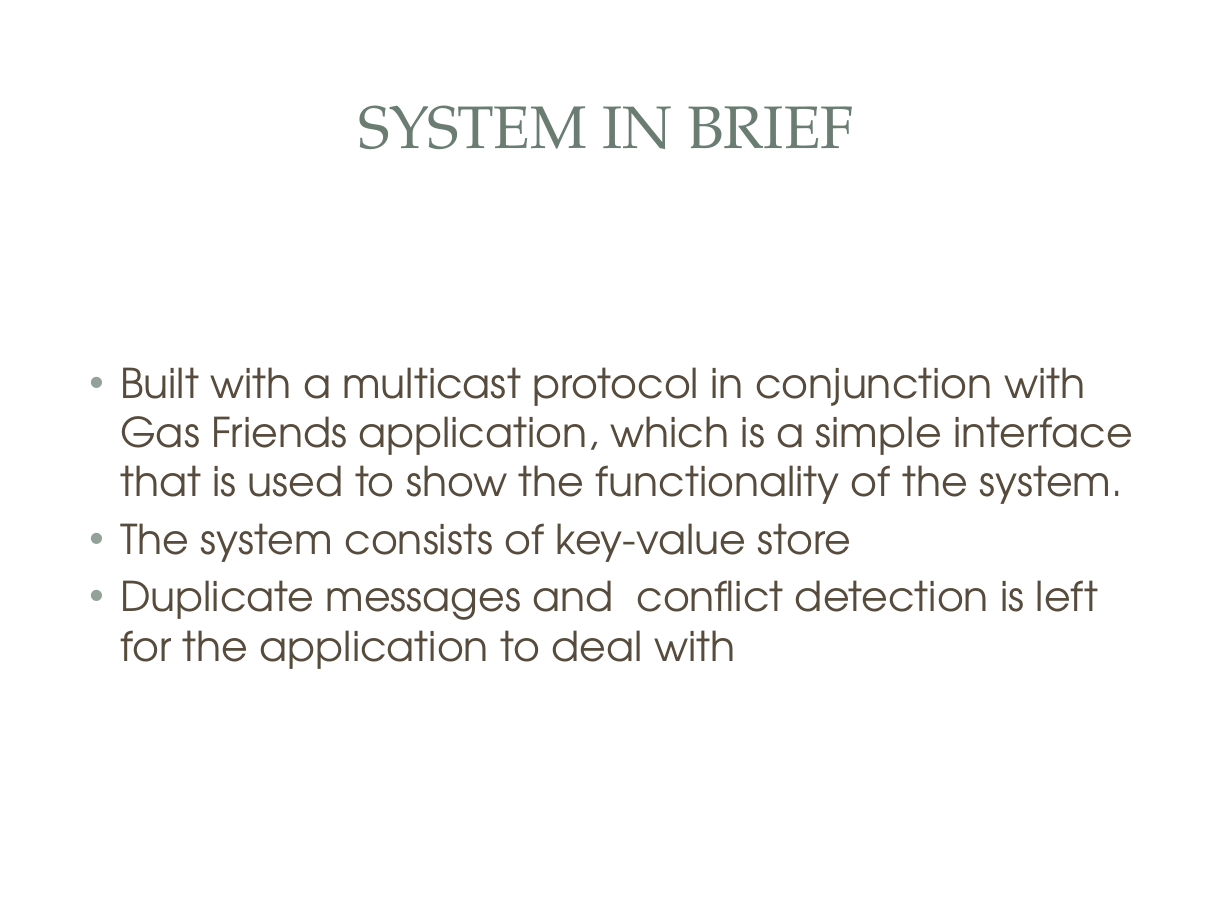
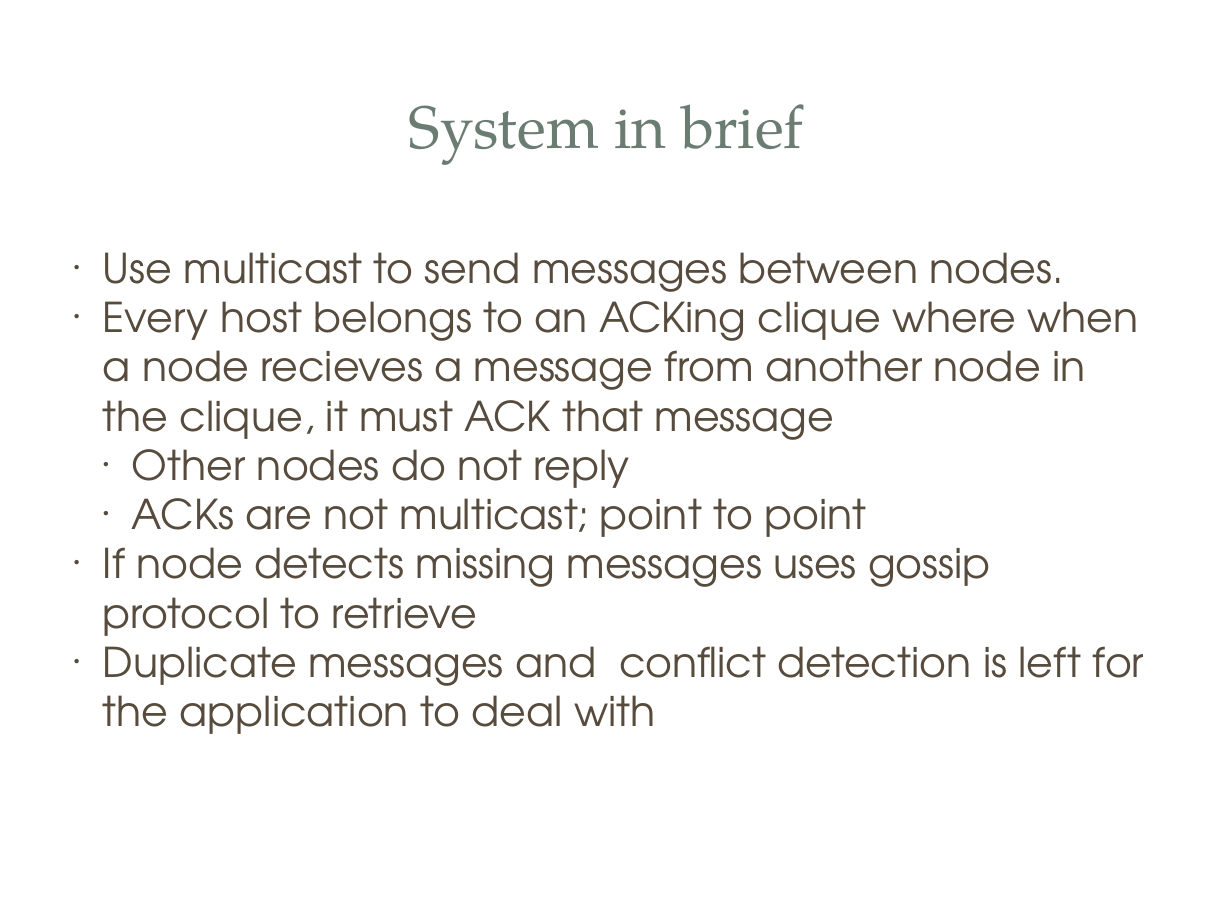
Before and after one commit to aasghari/cse223bFinalProject, a slide deck: slide 2 of finalReport/CSE233BFinalPPT.pptx. Drawn at 1232x924 pixels with LibreOffice and Linux fonts; fonts in the diff are those of the drawing; background and template pictures are left out. Boxes give left, top, right and bottom in pixels: in the first picture for what was removed or moved away, otherwise in the second. Text is boxed around its words. In the diff, an @@ line names an element or a change of style, - is before the commit and + after.

```diff
--- a/finalReport/CSE233BFinalPPT.pptx
+++ b/finalReport/CSE233BFinalPPT.pptx
@@ rectangle at box(37, 37, 1195, 216): fill #FFFFFF at 83% opacity to #FFFFFF @@
@@ text at box(409, 104, 804, 165): text changed @@
-SYSTEM IN BRIEF
+System in brief
@@ text at box(103, 252, 1139, 647): text changed @@
-• Built with a multicast protocol in conjunction with Gas Friends application, which is a simple interface that is used to show the functionality of the system.
-• The system consists of key-value store
+● Use multicast to send messages between nodes.
+● Every host belongs to an ACKing clique where when a node recieves a message from another node in the clique, it must ACK that message
+  ● Other nodes do not reply
+  ● ACKs are not multicast; point to point
+● If node detects missing messages uses gossip protocol to retrieve
@@ text at box(103, 635, 1144, 734): bullet • to ●; less space between paragraphs @@
```
Also in this commit, not shown: 9 other slides changed, 5 slides added, 3 slides removed.
